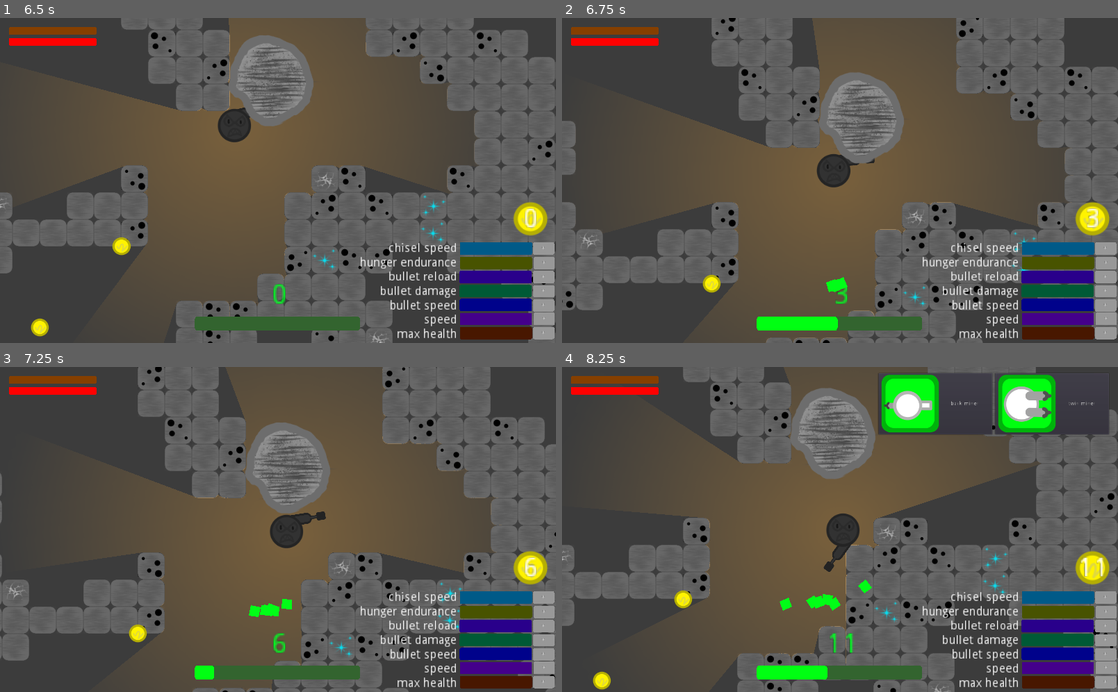
Above: before the commit, frames 1-4 (two rows, left to right).
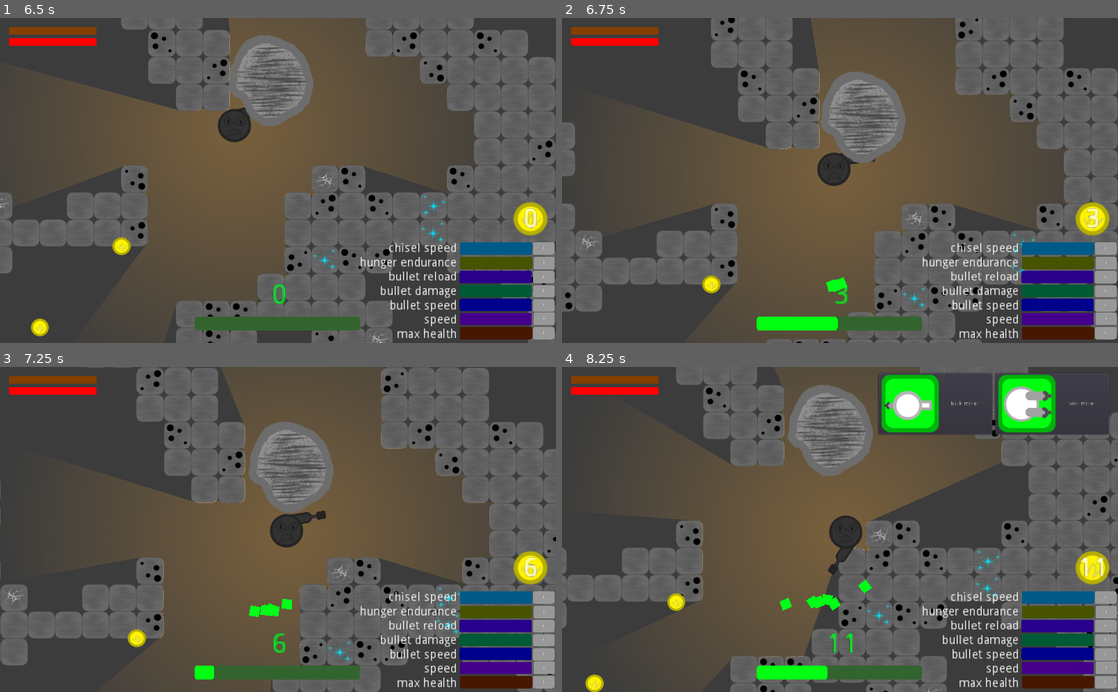
Above: after the commit, the same moments.

Repository: Z53-INCOMING/mechmine.io
Game: Godot game, scene res://scenes/World.tscn
Two runs of this game, one before a commit and one after it. Both use one fixed random seed, a clock stepped at 60 frames per second and the inputs below.
Inputs (mouse positions are in pixels of both pictures, inside the frame that each line leads up to):
- Up to frame 1 (6.5 s): click "+" at 0.5 s; click "+" at 1.25 s; click "+" at 2 s; click "+" at 2.75 s; click "+" at 3.5 s; click "+" at 4.25 s; click "+" at 5 s; click "Skip Tutorial" at 5.75 s
- Up to frame 2 (6.75 s): tap Enter (ui_accept) at 6.5 s; move the mouse to (962, 164) at 6.52 s; hold Right (right) from 6.53 s (still down); tap E (auto fire) at 6.6 s
- Up to frame 3 (7.25 s): keep holding Right (right); tap Enter (ui_accept) at 6.77 s
- Up to frame 4 (8.25 s): tap Enter (ui_accept) at 7.25, 7.52, 8 s; move the mouse to (728, 545) at 7.27 s; release Right (right) at 7.28 s; hold S (down) 7.28-8.03 s; tap Q (auto mine) at 7.35 s; move the mouse to (895, 458) at 8.02 s; hold Right (right) from 8.03 s (still down); tap X (flip) at 8.1 s

Frame 1 is identical in both runs. In frame 2, 3.7% of the frame differs, in the area x 0-100%, y 0-100%; in frame 3, 8.7%; in frame 4, 11%.

Commit message:
Make mechs able to push RigidBody2Ds

Diff:
--- a/code/mech.gd
+++ b/code/mech.gd
@@ -164,8 +164,15 @@
 			velocity.y = sign(velocity.y) * mobility
 	velocity = move_and_slide(velocity, Vector2.UP, true, 4, 0, false)
 
-
-
+func _physics_process(delta: float) -> void:
+	if velocity.length_squared() > 0:
+		for i in get_slide_count():
+			var collision = get_slide_collision(i)
+			var body := collision.collider as RigidBody2D
+			if body == null:
+				continue
+
+			body.apply_central_impulse(-collision.normal * 200)
 
 func _on_Timer_timeout() -> void:
 	food -= hunger_speed
--- a/scenes/World.tscn
+++ b/scenes/World.tscn
@@ -214,6 +214,7 @@
 [node name="Camera2D" type="Camera2D" parent="."]
 position = Vector2( 517.364, 300.651 )
 script = ExtResource( 6 )
+
 [connection signal="timeout" from="TileMap/Timer" to="TileMap" method="_on_Timer_timeout"]
 [connection signal="button_down" from="TileMap/Skip" to="TileMap/Skip" method="_on_Skip_button_down"]
 [connection signal="body_entered" from="TileMap/Skip/Area2D" to="TileMap/Skip/Area2D" method="_on_Area2D_body_entered"]
